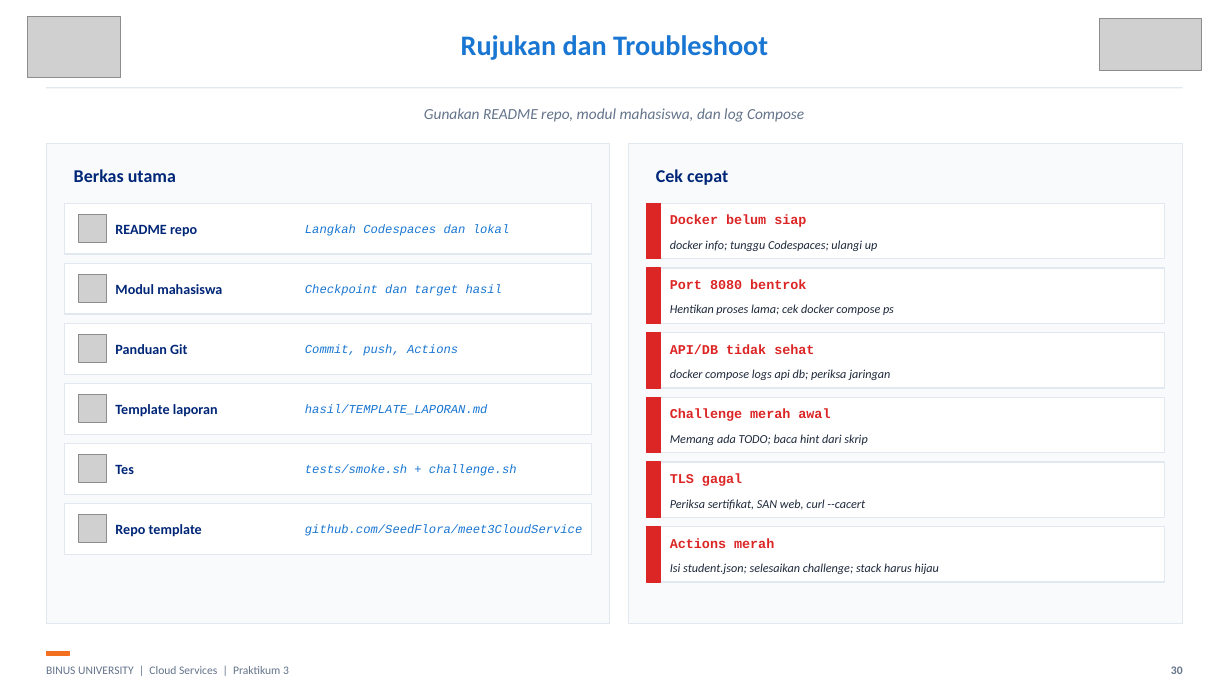
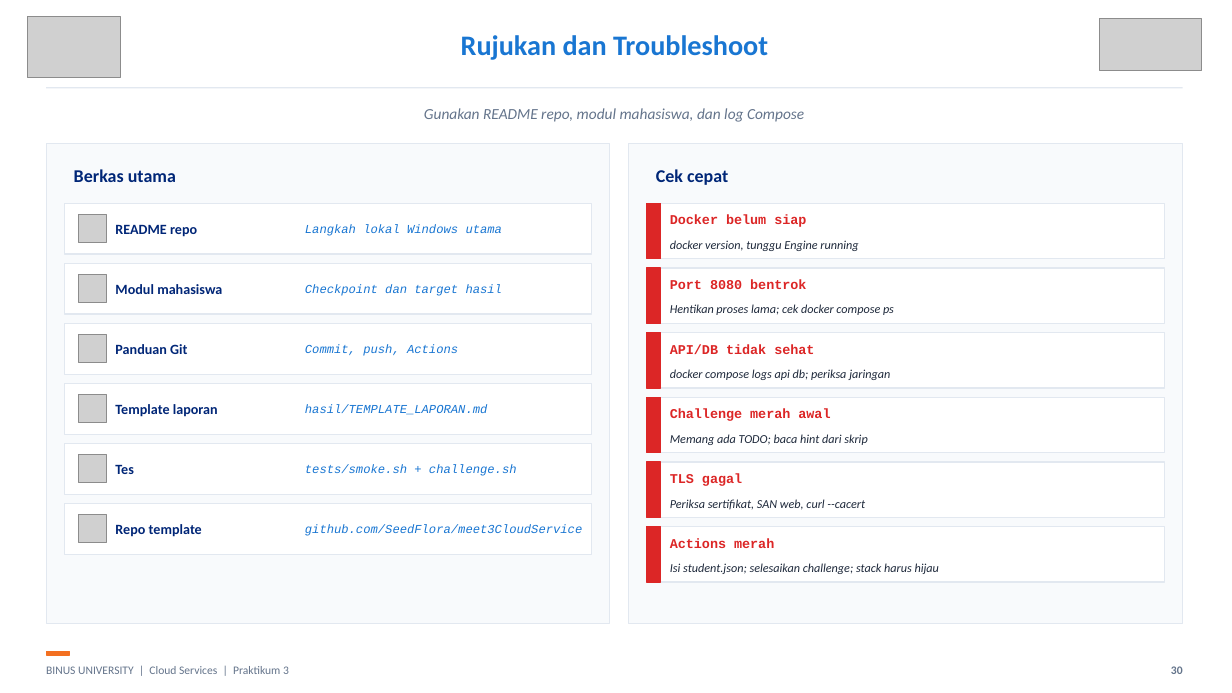
Before and after one commit to SeedFlora/meet3CloudService, a slide deck: slide 30 of slides/LAB03_Networking_Revisi_Bukti_Live.pptx. Drawn at 1232x693 pixels with LibreOffice and Linux fonts; fonts in the diff are those of the drawing; grey boxes stand for pictures. Boxes give left, top, right and bottom in pixels: in the first picture for what was removed or moved away, otherwise in the second. Text is boxed around its words. In the diff, an @@ line names an element or a change of style, - is before the commit and + after.

```diff
--- a/slides/LAB03_Networking_Revisi_Bukti_Live.pptx
+++ b/slides/LAB03_Networking_Revisi_Bukti_Live.pptx
@@ text at (305, 224, 503, 236): text changed @@
-Langkah Codespaces dan lokal
+Langkah lokal Windows utama
@@ text at (670, 240, 858, 251): text changed @@
-docker info; tunggu Codespaces; ulangi up
+docker version, tunggu Engine running
```
Also in this commit, not shown: 7 other slides changed, 7 other files.
